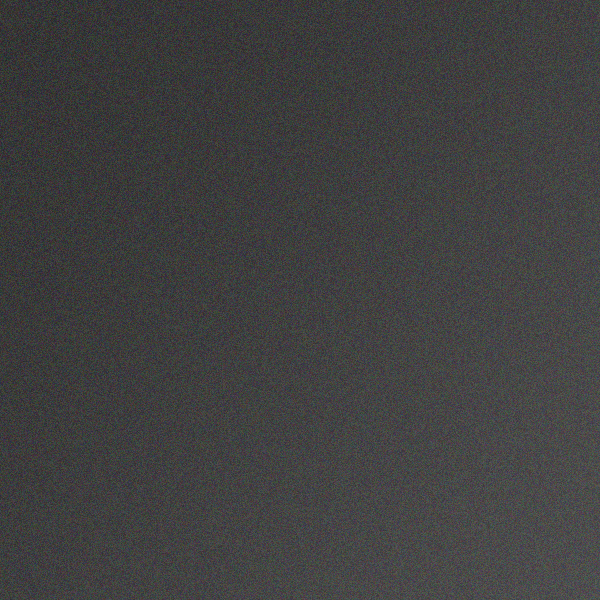
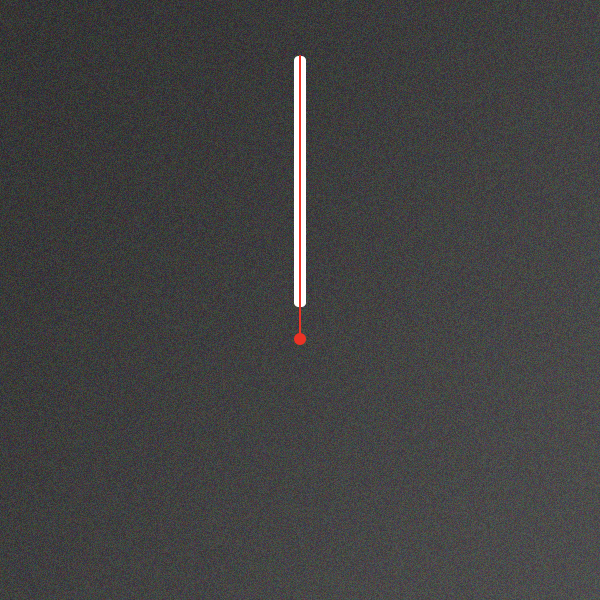
The second (600, 600) image is a revision of the first. Changes to its layers:
added layer "seconds_hand" above "minute_hand" over box(294, 55, 306, 345)
added layer "minute_hand" above "hour_hand" over box(294, 56, 306, 306)
added layer "hour_hand" above "background" over box(294, 135, 306, 307)
